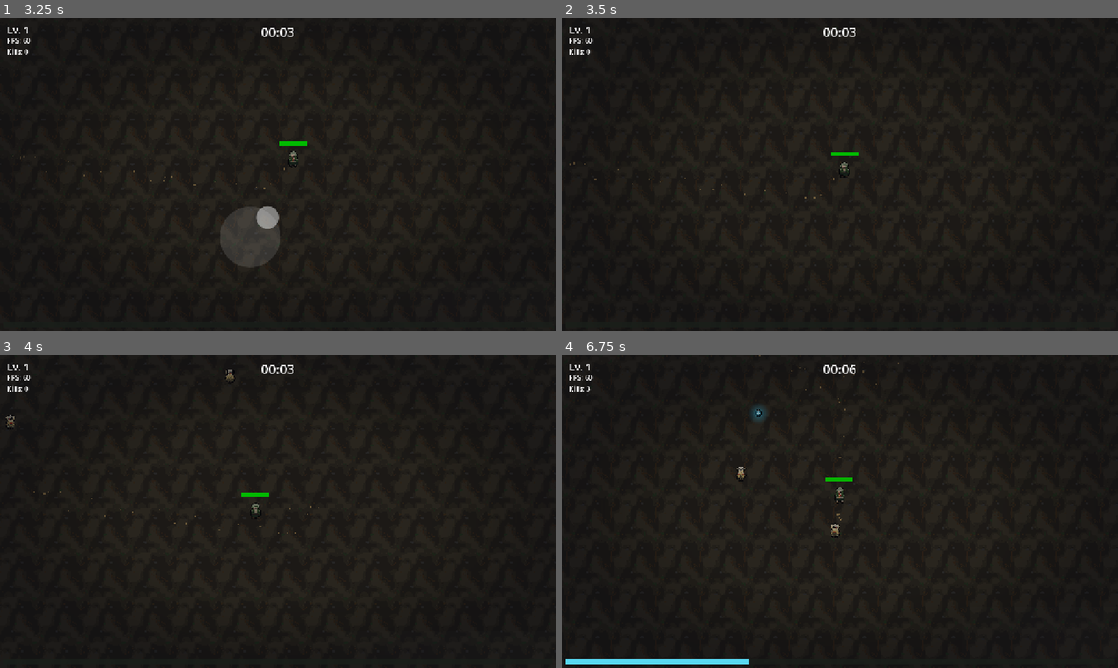
Above: before the commit, frames 1-4 (two rows, left to right).
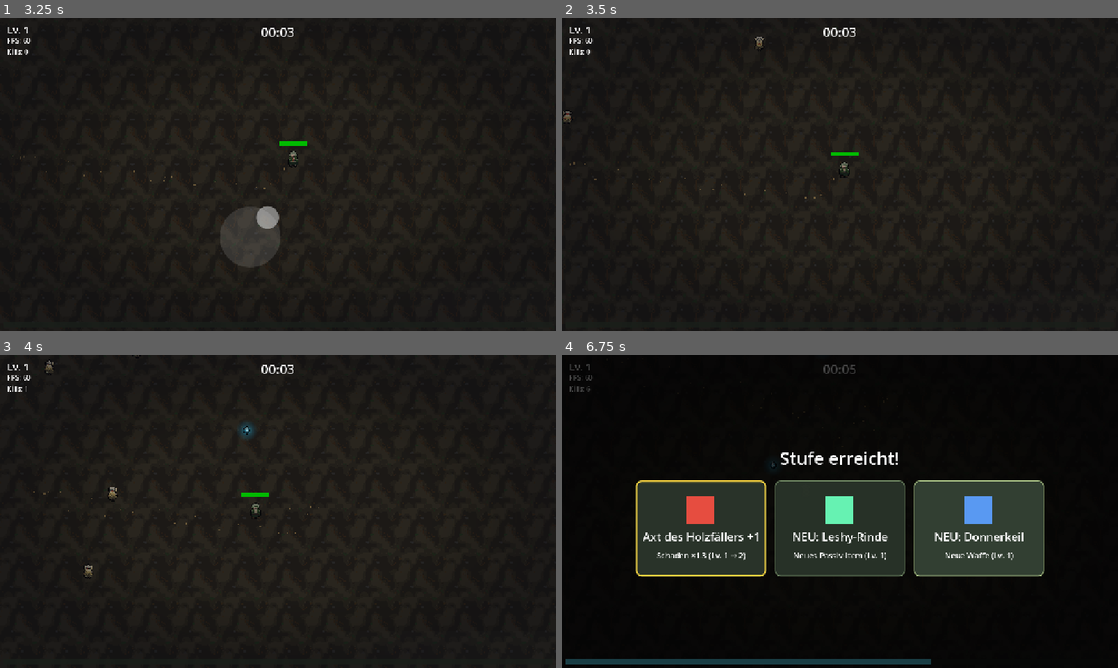
Above: after the commit, the same moments.

Repository: Lohreck/folk_survivor
Game: Godot game, scene res://scenes/main.tscn
Two runs of this game, one before a commit and one after it. Both use one fixed random seed, a clock stepped at 60 frames per second and the inputs below.
Inputs (mouse positions are in pixels of both pictures, inside the frame that each line leads up to):
- Up to frame 1 (3.25 s): tap Enter (ui_accept) at 0.5, 0.77, 1.25 s; move the mouse to (400, 158) at 0.52 s; hold D (move_right) 0.53-1.25 s; tap R at 0.6, 2.1 s; click (400, 158) at 0.67 s; drag from (166, 190) to (305, 177) at 1.27 s; move the mouse to (333, 105) at 2.02 s; hold D (move_right) 2.03-2.75 s; drag from (250, 237) to (305, 174) at 2.77 s
- Up to frame 2 (3.5 s): no input
- Up to frame 3 (4 s): move the mouse to (444, 558) at 3.52 s; hold A (move_left) from 3.53 s (still down); tap R at 3.6 s; tap Enter (ui_accept) at 3.77 s
- Up to frame 4 (6.75 s): release A (move_left) at 4.25 s; drag from (673, 464) to (812, 511) at 4.27 s; move the mouse to (867, 511) at 5.02 s; hold S (move_down) 5.03-5.75 s; tap R at 5.1, 6.6 s; click (867, 511) at 5.17 s; drag from (756, 433) to (584, 480) at 5.77 s; move the mouse to (962, 495) at 6.52 s; hold W (move_up) from 6.53 s (still down)

Frame 1 is identical in both runs. In frame 2, less than 0.1% of the frame differs, in the area x 0-37%, y 5-34%; in frame 3, 0.3%; in frame 4, 32%, in the area x 0-100%, y 0-100%.

Commit message:
Fernkämpfer abgeschwächt und Wellen-Spawn eingeführt (Playtest-Feedback)
- Schaden: Domovoi 7 → 5, Aitvaras 6 → 4 (in Dammerwald effektiv 4.0 / 3.2 pro Treffer)
- Trefferbarkeit: Hitbox Domovoi 10 → 14, Aitvaras 14 → 16; Orbit 190 → 150, Rückzug 90 → 80
- Wellen: alle 6 s eine Welle, Burst 1.5 s, Mittelwert bleibt die Spawn-Rate (Balancing §3.1)
- Gegner-Mix Dammerwald 70/20/10 → 78/15/7 (weniger Fernkämpfer)
- Docs synchron: Balancing §2/§3.1/§3.1.1/§3.3 (+ Wellen-Notiz), Technisches Setup §3.2, Wirtschaft
- Tests: m2c1 6/0, m2c2 9/0 (+2 Wellen-Checks), m2c3 7/0, Input 20/0

Diff:
--- a/autoload/spawn_director.gd
+++ b/autoload/spawn_director.gd
@@ -34,6 +34,13 @@
 ## Schaden skaliert linear (verhindert One-Shots ab Minute 8, Balancing §4).
 const DAMAGE_PER_MINUTE := 0.03
 
+## Wellen-Spawn (Playtest-Feedback: „Gegner greifen eher in Wellen an"):
+## Statt gleichmäßigem Tröpfchen lädt das Spawnen in Pulsen – alle
+## WAVE_INTERVAL s eine Welle, die sich über WAVE_BURST_WINDOW s leert.
+## Der Mittelwert bleibt exakt spawn_rate_for() (Balancing §3.1).
+const WAVE_INTERVAL := 6.0
+const WAVE_BURST_WINDOW := 1.5
+
 ## Aktive Region (wird vom Run gesetzt).
 var region: RegionData
 
@@ -42,6 +49,11 @@
 var _elite_timer := 0.0
 ## Nächster regulärer Elite-Spawn (Balancing §6: ab Minute 5, danach 60–90 s).
 var _next_elite_minute := 5.0
+## Wellen-Zustand: Ruhezeit bis zur nächsten Welle (s), Rest-Laufzeit der
+## laufenden Welle (s) und aktuelle Füllrate des Bursts (Gegner/s).
+var _wave_timer := 0.0
+var _wave_burst_time := 0.0
+var _wave_rate := 0.0
 
 
 ## HP-Multiplikator der aktuellen Run-Minute (Balancing §4, Tabelle exakt).
@@ -118,19 +130,41 @@
 	_spawn_accumulator = 0.0
 	_elite_timer = 0.0
 	_next_elite_minute = 5.0
+	_wave_timer = 0.0
+	_wave_burst_time = 0.0
+	_wave_rate = 0.0
 
 
 ## Zentrale Spawn-Logik pro Physik-Tick (vom Run aufgerufen).
 ## Gibt die Anzahl der in diesem Tick zu spawnenden Gegner zurück.
 ## active_count = aktuell aktive Gegner (für den Deckel).
+##
+## Verteilung in Wellen (Playtest-Feedback: „Gegner greifen eher in Wellen
+## an"): Statt gleichmäßigem Tröpfchen lädt das Spawnen in Pulsen – alle
+## WAVE_INTERVAL s eine Welle, die sich über WAVE_BURST_WINDOW s leert.
+## Der Mittelwert bleibt exakt spawn_rate_for(minute) (Balancing §3.1).
 func tick_spawning(delta: float, minute: float, active_count: int) -> int:
 	if region == null or spawning_finished(minute):
 		return 0
 	var cap := active_cap_for(minute)
 	if active_count >= cap:
 		return 0
-	var rate := spawn_rate_for(minute)
-	_spawn_accumulator += rate * delta
+	if _wave_burst_time > 0.0:
+		# Laufende Welle: Budget konstant über das Burst-Fenster verteilen.
+		_wave_burst_time -= delta
+		if _wave_burst_time <= 0.0:
+			# Welle geleert -> Ruhephase bis zur nächsten Welle.
+			_wave_timer = WAVE_INTERVAL - WAVE_BURST_WINDOW
+			_wave_rate = 0.0
+	elif _wave_timer > 0.0:
+		_wave_timer -= delta
+	else:
+		# Neue Welle: Budget = Rate × Intervall, geleert über das Burst-Fenster.
+		_wave_burst_time = WAVE_BURST_WINDOW
+		_wave_rate = spawn_rate_for(minute) * WAVE_INTERVAL / WAVE_BURST_WINDOW
+	if _wave_burst_time <= 0.0:
+		return 0  # Ruhephase zwischen den Wellen
+	_spawn_accumulator += _wave_rate * delta
 	var spawned := 0
 	while _spawn_accumulator >= 1.0 and active_count + spawned < cap:
 		_spawn_accumulator -= 1.0
@@ -152,3 +186,6 @@
 	_spawn_accumulator = 0.0
 	_elite_timer = 0.0
 	_next_elite_minute = 5.0
+	_wave_timer = 0.0
+	_wave_burst_time = 0.0
+	_wave_rate = 0.0
--- a/debug_m2c2.gd
+++ b/debug_m2c2.gd
@@ -122,6 +122,20 @@
 	_check("Vor Minute 5 Fallback = hoechste HP (Domovoi)",
 		early != null and early.id == &"domovoi",
 		str(early.id) if early != null else "null")
+	print("--- TEST: SPAWN-WELLEN ---")
+	var dir: Node = root.get_node_or_null("SpawnDirector")
+	dir.call("reset")  # Wellen-Zustand sauber (set_region lief weiter oben)
+	var in_wave := 0
+	for i in 90:  # 1.5 s Burst bei 60 Hz
+		in_wave += int(dir.call("tick_spawning", 1.0 / 60.0, 2.0, 0))
+	var in_calm := 0
+	for i in 270:  # 4.5 s Ruhephase
+		in_calm += int(dir.call("tick_spawning", 1.0 / 60.0, 2.0, 0))
+	# Rate(2) = 1.56/s -> Welle-Budget = 1.56 x 6 = 9.4 Gegner im Burst.
+	_check("Welle spawnt gebuendelt (1.5 s)", in_wave >= 5,
+		"%d Gegner im Burst" % in_wave)
+	_check("Danach Ruhephase (4.5 s)", in_calm == 0,
+		"%d Gegner in der Ruhe" % in_calm)
 
 
 func _finish() -> void:
--- a/resources/enemies/aitvaras.tres
+++ b/resources/enemies/aitvaras.tres
@@ -8,11 +8,11 @@
 display_name = "Aitvaras"
 role = 2
 base_hp = 15.0
-base_damage = 6.0
+base_damage = 4.0
 speed_multiplier = 0.65
 xp_value = 2
 gold_value = 0.10
-spawn_weight = 10.0
+spawn_weight = 7.0
 native_region = 1
 is_flying = true
 has_shield = false
--- a/resources/enemies/domovoi.tres
+++ b/resources/enemies/domovoi.tres
@@ -8,11 +8,11 @@
 display_name = "Domovoi (verdorben)"
 role = 1
 base_hp = 22.0
-base_damage = 7.0
+base_damage = 5.0
 speed_multiplier = 0.45
 xp_value = 3
 gold_value = 0.14
-spawn_weight = 20.0
+spawn_weight = 15.0
 native_region = 1
 is_flying = false
 has_shield = false
--- a/resources/enemies/kikimora.tres
+++ b/resources/enemies/kikimora.tres
@@ -12,7 +12,7 @@
 speed_multiplier = 1.15
 xp_value = 2
 gold_value = 0.06
-spawn_weight = 70.0
+spawn_weight = 78.0
 native_region = 1
 is_flying = false
 has_shield = false
--- a/resources/regions/region_dammerwald.tres
+++ b/resources/regions/region_dammerwald.tres
@@ -9,21 +9,21 @@
 [sub_resource type="Resource" id="Resource_kiki"]
 script = ExtResource("2")
 enemy = ExtResource("3")
-weight = 70.0
+weight = 78.0
 from_minute = 0.0
 is_elite = false
 
 [sub_resource type="Resource" id="Resource_domo"]
 script = ExtResource("2")
 enemy = ExtResource("4")
-weight = 20.0
+weight = 15.0
 from_minute = 2.0
 is_elite = false
 
 [sub_resource type="Resource" id="Resource_ait"]
 script = ExtResource("2")
 enemy = ExtResource("5")
-weight = 10.0
+weight = 7.0
 from_minute = 3.0
 is_elite = false
 
--- a/scenes/enemies/flyer_enemy.gd
+++ b/scenes/enemies/flyer_enemy.gd
@@ -8,8 +8,8 @@
 ##     – Weiterer Orbit-Radius (kreist außerhalb der Bodenkämpfer-Front)
 ##     – Schweben: sinusförmiges Auf/Ab des Sprites (rein visuell, die
 ##       Kollisionsfläche bleibt stabil – wichtig für faire Treffer)
-##   Aus Technisches Setup §3.2: Kollisionsradius 14 (wie Kikimora), Tempo
-##   200 px/s (= Spieler-Basis), kommt aus der EnemyData (speed_multiplier 1.0).
+##   Aus Technisches Setup §3.2: Kollisionsradius 16, Tempo 130 px/s
+##   (speed_multiplier 0.65 aus der EnemyData).
 ##
 ## Elite-Verwendung (Balancing §3.3): Aitvaras-Gruppe ab Minute 5 als erste
 ## Elite (×10 HP via setup_from_data) – gleiche Szene, nur andere Werte.
--- a/scenes/enemies/flyer_enemy.tscn
+++ b/scenes/enemies/flyer_enemy.tscn
@@ -4,7 +4,7 @@
 [ext_resource type="Texture2D" path="res://assets/sprites/aitvaras.png" id="2"]
 
 [sub_resource type="CircleShape2D" id="CircleShape2D_fly"]
-radius = 14.0
+radius = 16.0
 
 [node name="FlyerEnemy" type="Area2D"]
 collision_layer = 2
--- a/scenes/enemies/ranged_enemy.gd
+++ b/scenes/enemies/ranged_enemy.gd
@@ -3,8 +3,8 @@
 ## Fernkampf-Gegner (M2c-1) – Basis für Domovoi (verdorben).
 ##
 ## Verhalten (Werte aus EnemyData: attack_range = 220, attack_cooldown = 2.2):
-##   Nah (< retreat_below = 90 px):  Rückzug – weicht aus, um Schussdistanz zu halten
-##   Ideal (90–220 px):              STEHT + schießt alle attack_cooldown s
+##   Nah (< retreat_below = 80 px):  Rückzug – weicht aus, um Schussdistanz zu halten
+##   Ideal (80–220 px):              STEHT + schießt alle attack_cooldown s
 ##   Fern (> 220 px):                Anflug wie Nahkämpfer (Orbit-Logik der Basis)
 ##
 ## Erbt das komplette TestEnemy-Verhalten (Orbit, Separation, Debuffs,
@@ -24,8 +24,8 @@
 func _ready() -> void:
 	super._ready()
 	# Fernkämpfer-Verhalten konfigurieren (Basis-Konstanten überschreiben).
-	preferred_orbit_radius = 190.0
-	retreat_below = 90.0
+	preferred_orbit_radius = 150.0
+	retreat_below = 80.0
 	_attack_timer = randf_range(0.4, 1.2)  # versetzte Schüsse im Schwarm
 
 
--- a/scenes/enemies/ranged_enemy.tscn
+++ b/scenes/enemies/ranged_enemy.tscn
@@ -4,7 +4,7 @@
 [ext_resource type="Texture2D" path="res://assets/sprites/domovoi.png" id="2"]
 
 [sub_resource type="CircleShape2D" id="CircleShape2D_1"]
-radius = 10.0
+radius = 14.0
 
 [node name="RangedEnemy" type="Area2D"]
 collision_layer = 2
Not shown, changed: docs/Balancing_Gegner_Spawnkurven_v0.1.md
Not shown, changed: docs/Technisches_Setup_Daten-Schemas_v0.1.md
Not shown, changed: docs/Wirtschaft_Gold_Kurven_v0.1.md
